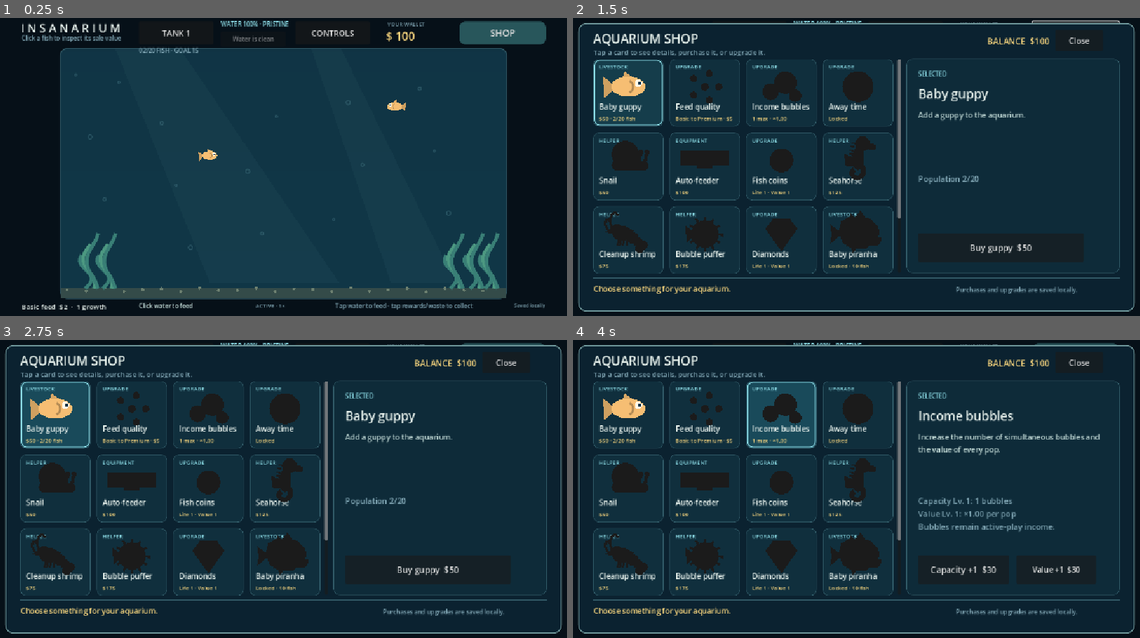
Above: before the commit, frames 1-4 (two rows, left to right).
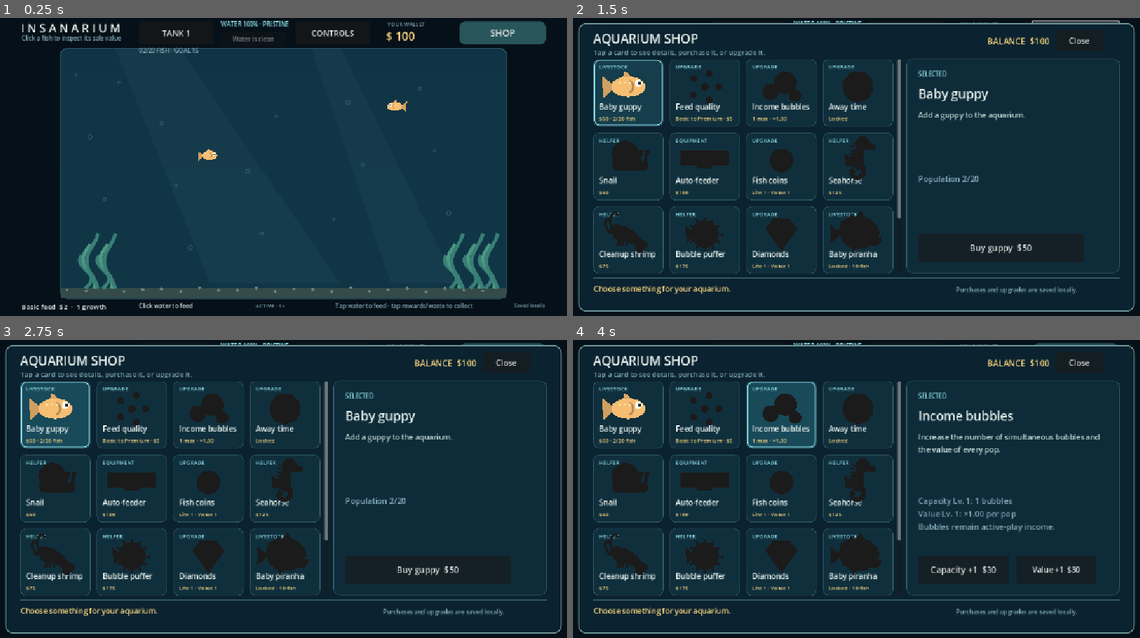
Above: after the commit, the same moments.

Repository: joshuakosasih/insanarium
Game: Godot game, scene res://scenes/aquarium.tscn
The game is run twice, just before and just after one commit, with the same random seed, the same clock (stepped at 60 frames per second) and the same inputs.
Inputs (mouse positions are in pixels of both pictures, inside the frame that each line leads up to):
- Up to frame 1 (0.25 s): no input
- Up to frame 2 (1.5 s): click "TANK 1" at 0.5 s; click "SHOP" at 1.25 s
- Up to frame 3 (2.75 s): click (56, 414) at 2.02 s
- Up to frame 4 (4 s): click (703, 414) at 2.77 s; click (782, 414) at 3.52 s

The runs differ from the first frame. In frame 1, less than 0.1% of the frame differs, in the area x 34-72%, y 27-49%; in frame 2, less than 0.1%, in the area x 5-48%, y 18-76%; in frame 3, less than 0.1%; in frame 4, less than 0.1%.

Commit message:
Show inherited fish traits in guppy and piranha art

Diff:
--- a/scripts/aquarium.gd
+++ b/scripts/aquarium.gd
@@ -1167,7 +1167,8 @@
 
 func show_fish_reveal(fish: AquariumFish, heading: String, parents: Array = []) -> void:
 	var data: Dictionary = FishRevealPanelScript.capture(fish, heading, parents)
-	queue_acquisition({"icon": "piranha" if fish.profile.species_id == "piranha" else "fish", "color": fish.profile.body_color if fish.mutation.variant == 0 else FishMutation.COLORS[fish.mutation.variant], "crowned": fish.wears_crown(),
+	queue_acquisition({"icon": "piranha" if fish.profile.species_id == "piranha" else "fish", "color": data.color, "crowned": fish.wears_crown(),
+		"vitality": data.vitality, "agility": data.agility, "productivity": data.productivity,
 		"title": "NEW OFFSPRING!" if heading == "NEW OFFSPRING" else "NEW FISH!",
 		"subtitle": "%s joined your aquarium." % fish.life.id, "reveal": data})
 
--- a/scripts/art/aquarium_vector_art.gd
+++ b/scripts/art/aquarium_vector_art.gd
@@ -2,14 +2,19 @@
 extends RefCounted
 ## Shared procedural silhouettes used by both live entities and shop previews.
 
-static func draw_fish(canvas: CanvasItem, at: Vector2, size: float, color: Color, tail: float = 0.0, dead: bool = false, crowned: bool = false) -> void:
-	canvas.draw_set_transform(at, 0.0, Vector2.ONE * size)
-	canvas.draw_colored_polygon(PackedVector2Array([Vector2(-20, 0), Vector2(-41, -17 + tail), Vector2(-38, 18 + tail)]), color.darkened(0.16))
-	canvas.draw_colored_polygon(PackedVector2Array([Vector2(-10, -12), Vector2(-6, -25), Vector2(12, -12)]), color.darkened(0.12))
-	canvas.draw_set_transform(at, 0.0, Vector2(1.45, 0.85) * size)
+static func draw_fish(canvas: CanvasItem, at: Vector2, size: float, color: Color, tail: float = 0.0, dead: bool = false, crowned: bool = false, vitality: float = 0.5, agility: float = 0.5, productivity: float = 0.5) -> void:
+	var body_height := lerpf(0.60, 1.12, clampf(vitality, 0.0, 1.0))
+	var tail_length := lerpf(36.0, 50.0, clampf(agility, 0.0, 1.0))
+	var tail_spread := lerpf(11.0, 25.0, clampf(agility, 0.0, 1.0))
+	var crown_offset := (0.85 - body_height) * 19.0
+	canvas.draw_set_transform(at, 0.0, Vector2.ONE * size)
+	canvas.draw_colored_polygon(PackedVector2Array([Vector2(-20, 0), Vector2(-tail_length, -tail_spread + tail), Vector2(-tail_length + 3, tail_spread + tail)]), color.darkened(0.16))
+	canvas.draw_colored_polygon(PackedVector2Array([Vector2(-10, -12), Vector2(-6, -lerpf(19.0, 32.0, agility)), Vector2(12, -12)]), color.darkened(0.12))
+	canvas.draw_set_transform(at, 0.0, Vector2(1.45, body_height) * size)
 	canvas.draw_circle(Vector2.ZERO, 19, color)
 	canvas.draw_set_transform(at, 0.0, Vector2.ONE * size)
 	canvas.draw_arc(Vector2(-2, 0), 10, -1.1, 1.1, 16, color.darkened(0.28), 2, true)
+	draw_productivity_scales(canvas, color, productivity, false)
 	canvas.draw_circle(Vector2(16, -5), 6, Color("fff9e8"))
 	if dead:
 		canvas.draw_line(Vector2(13, -8), Vector2(20, -1), Color("173348"), 2, true)
@@ -18,38 +23,44 @@
 		canvas.draw_circle(Vector2(18, -5), 3, Color("173348"))
 	if crowned:
 		# A compact crown sits on the head instead of floating above the body.
-		var crown := PackedVector2Array([Vector2(7, -14), Vector2(6, -22), Vector2(10, -18), Vector2(13, -25), Vector2(16, -18), Vector2(20, -22), Vector2(19, -14)])
+		var crown := PackedVector2Array([Vector2(7, -14 + crown_offset), Vector2(6, -22 + crown_offset), Vector2(10, -18 + crown_offset), Vector2(13, -25 + crown_offset), Vector2(16, -18 + crown_offset), Vector2(20, -22 + crown_offset), Vector2(19, -14 + crown_offset)])
 		canvas.draw_colored_polygon(crown, Color("57b9ec"))
 		canvas.draw_polyline(PackedVector2Array([crown[0], crown[1], crown[2], crown[3], crown[4], crown[5], crown[6], crown[0]]), Color("1f6f9d"), 1.0, true)
-		canvas.draw_circle(Vector2(13, -16), 1.3, Color("d5f5ff"))
-	canvas.draw_set_transform(Vector2.ZERO)
-
-static func draw_guppy_role_mark(canvas: CanvasItem, at: Vector2, size: float, role: String, crowned: bool = false) -> void:
+		canvas.draw_circle(Vector2(13, -16 + crown_offset), 1.3, Color("d5f5ff"))
+	canvas.draw_set_transform(Vector2.ZERO)
+
+static func draw_guppy_role_mark(canvas: CanvasItem, at: Vector2, size: float, role: String, crowned: bool = false, vitality: float = 0.5) -> void:
 	if role != "broodstock":
 		return
 	canvas.draw_set_transform(at, 0.0, Vector2.ONE * size)
 	# Sit on the head; move just left when a diamond crown shares that spot.
 	var flower_x: float = -1.0 if crowned else 11.0
+	var flower_y: float = (0.85 - lerpf(0.60, 1.12, clampf(vitality, 0.0, 1.0))) * 19.0
 	for petal in [Vector2(-4, -16), Vector2(-2, -20), Vector2(2, -20), Vector2(4, -16), Vector2(0, -13)]:
-		canvas.draw_circle(petal + Vector2(flower_x, 0), 3.8, Color("c99bea"))
-	canvas.draw_circle(Vector2(flower_x, -16), 3.2, Color("ffe18a"))
-	canvas.draw_set_transform(Vector2.ZERO)
-
-static func draw_piranha(canvas: CanvasItem, at: Vector2, size: float, color: Color, tail: float = 0.0, dead: bool = false, crowned: bool = false) -> void:
-	canvas.draw_set_transform(at, 0.0, Vector2.ONE * size)
+		canvas.draw_circle(petal + Vector2(flower_x, flower_y), 3.8, Color("c99bea"))
+	canvas.draw_circle(Vector2(flower_x, -16 + flower_y), 3.2, Color("ffe18a"))
+	canvas.draw_set_transform(Vector2.ZERO)
+
+static func draw_piranha(canvas: CanvasItem, at: Vector2, size: float, color: Color, tail: float = 0.0, dead: bool = false, crowned: bool = false, vitality: float = 0.5, agility: float = 0.5, productivity: float = 0.5) -> void:
+	var body_height := lerpf(0.82, 1.18, clampf(vitality, 0.0, 1.0))
+	var tail_reach := lerpf(40.0, 52.0, clampf(agility, 0.0, 1.0))
+	var tail_height := lerpf(11.0, 21.0, clampf(agility, 0.0, 1.0))
+	var dorsal_peak := lerpf(30.0, 46.0, clampf(agility, 0.0, 1.0))
+	canvas.draw_set_transform(at, 0.0, Vector2(1.0, body_height) * size)
 	var outline := Color("60454b")
 	var back := color.darkened(0.22)
 	var belly := color.lightened(0.16)
 	# A short, high tail and deep, blunt head distinguish it from the slim guppy.
-	canvas.draw_colored_polygon(PackedVector2Array([Vector2(-25, -1), Vector2(-45, -16 + tail), Vector2(-42, 0 + tail), Vector2(-45, 16 + tail)]), outline)
-	canvas.draw_colored_polygon(PackedVector2Array([Vector2(-29, -1), Vector2(-42, -11 + tail), Vector2(-40, 0 + tail), Vector2(-42, 11 + tail)]), back)
-	canvas.draw_colored_polygon(PackedVector2Array([Vector2(-14, -17), Vector2(-12, -34), Vector2(-4, -26), Vector2(4, -38), Vector2(12, -26), Vector2(19, -18)]), outline)
+	canvas.draw_colored_polygon(PackedVector2Array([Vector2(-25, -1), Vector2(-tail_reach, -tail_height + tail), Vector2(-tail_reach + 3, tail), Vector2(-tail_reach, tail_height + tail)]), outline)
+	canvas.draw_colored_polygon(PackedVector2Array([Vector2(-29, -1), Vector2(-tail_reach + 3, -tail_height * 0.7 + tail), Vector2(-tail_reach + 5, tail), Vector2(-tail_reach + 3, tail_height * 0.7 + tail)]), back)
+	canvas.draw_colored_polygon(PackedVector2Array([Vector2(-14, -17), Vector2(-12, -dorsal_peak + 4), Vector2(-4, -26), Vector2(4, -dorsal_peak), Vector2(12, -26), Vector2(19, -18)]), outline)
 	canvas.draw_colored_polygon(PackedVector2Array([Vector2(-15, 15), Vector2(-8, 30), Vector2(0, 20), Vector2(11, 19)]), outline)
 	var body := PackedVector2Array([Vector2(-31, -5), Vector2(-27, -20), Vector2(-14, -28), Vector2(4, -29), Vector2(21, -24), Vector2(32, -12), Vector2(35, -1), Vector2(27, 13), Vector2(12, 24), Vector2(-9, 24), Vector2(-25, 14)])
 	canvas.draw_colored_polygon(body, outline)
 	canvas.draw_colored_polygon(PackedVector2Array([Vector2(-27, -5), Vector2(-23, -18), Vector2(-11, -24), Vector2(5, -25), Vector2(20, -20), Vector2(30, -11), Vector2(32, 0), Vector2(25, 11), Vector2(10, 20), Vector2(-9, 20), Vector2(-22, 11)]), back)
 	canvas.draw_colored_polygon(PackedVector2Array([Vector2(-23, 3), Vector2(-13, 8), Vector2(3, 7), Vector2(19, 0), Vector2(31, -3), Vector2(29, 10), Vector2(12, 20), Vector2(-9, 20), Vector2(-22, 11)]), color)
 	canvas.draw_colored_polygon(PackedVector2Array([Vector2(-18, 10), Vector2(-2, 13), Vector2(17, 7), Vector2(29, 7), Vector2(12, 19), Vector2(-9, 19)]), belly)
+	draw_productivity_scales(canvas, color, productivity, true)
 	# The hinged lower jaw projects past the head and carries tiny visible teeth.
 	canvas.draw_colored_polygon(PackedVector2Array([Vector2(16, 9), Vector2(31, 5), Vector2(39, 10), Vector2(31, 19), Vector2(19, 18)]), outline)
 	canvas.draw_colored_polygon(PackedVector2Array([Vector2(19, 11), Vector2(32, 8), Vector2(36, 11), Vector2(30, 17), Vector2(20, 16)]), belly)
@@ -68,6 +79,13 @@
 	if crowned:
 		canvas.draw_colored_polygon(PackedVector2Array([Vector2(8, -24), Vector2(7, -31), Vector2(11, -28), Vector2(15, -34), Vector2(18, -28), Vector2(22, -31), Vector2(21, -23)]), Color("57b9ec"))
 	canvas.draw_set_transform(Vector2.ZERO)
+
+static func draw_productivity_scales(canvas: CanvasItem, color: Color, productivity: float, piranha: bool) -> void:
+	var marks := [Vector2(-15, -7), Vector2(-7, -9), Vector2(1, -8), Vector2(-13, 2), Vector2(-5, 3), Vector2(3, 2)] if piranha else [Vector2(-14, -6), Vector2(-6, -7), Vector2(2, -6), Vector2(-13, 3), Vector2(-5, 4), Vector2(3, 3)]
+	var count := clampi(roundi(clampf(productivity, 0.0, 1.0) * marks.size()), 0, marks.size())
+	var scale_color := color.lerp(Color("fff0b3"), 0.70)
+	for index in range(count):
+		canvas.draw_circle(marks[index], 2.0 if piranha else 1.7, scale_color)
 
 static func draw_snail(canvas: CanvasItem, at: Vector2, size: float = 1.0, retracted: bool = false) -> void:
 	canvas.draw_set_transform(at, 0.0, Vector2.ONE * size)
--- a/scripts/creatures/fish.gd
+++ b/scripts/creatures/fish.gd
@@ -211,12 +211,15 @@
 		draw_arc(Vector2.ZERO, 33, 0, TAU, 40, Color("d4f0df"), 1.5, true)
 	var color: Color = profile.body_color if mutation.variant == 0 or profile.species_id == "feeder_guppy" else mutation.COLORS[mutation.variant]
 	var tail: float = sin(phase) * 4.0
+	var vitality := genome.vitality_value()
+	var agility := genome.speed_value()
+	var productivity := 0.0 if broodstock or profile.produces_only_waste else genome.allocation_value()
 	if profile.species_id == "piranha":
-		VectorArt.draw_piranha(self, Vector2.ZERO, 1.0, color, tail, dead, wears_crown())
+		VectorArt.draw_piranha(self, Vector2.ZERO, 1.0, color, tail, dead, wears_crown(), vitality, agility, productivity)
 	else:
-		VectorArt.draw_fish(self, Vector2.ZERO, 1.0, color, tail, dead, wears_crown())
+		VectorArt.draw_fish(self, Vector2.ZERO, 1.0, color, tail, dead, wears_crown(), vitality, agility, productivity)
 		if broodstock:
-			VectorArt.draw_guppy_role_mark(self, Vector2.ZERO, 1.0, "broodstock", wears_crown())
+			VectorArt.draw_guppy_role_mark(self, Vector2.ZERO, 1.0, "broodstock", wears_crown(), vitality)
 	if not dead and hunger >= profile.hungry_threshold:
 		draw_circle(Vector2(0, -34), 5, Color("ff657f") if hunger >= 1.0 else Color("ffa86b"))
 	if not dead and hunger >= 1.0:
--- a/scripts/ui/acquisition_celebration.gd
+++ b/scripts/ui/acquisition_celebration.gd
@@ -8,6 +8,9 @@
 var icon_kind: String = "fish"
 var icon_color: Color = Color("f6be73")
 var crowned: bool = false
+var vitality: float = 0.5
+var agility: float = 0.5
+var productivity: float = 0.5
 var title_label: Label
 var subtitle_label: Label
 
@@ -32,6 +35,9 @@
 	icon_kind = str(data.get("icon", "fish"))
 	icon_color = data.get("color", Color("f6be73"))
 	crowned = bool(data.get("crowned", false))
+	vitality = float(data.get("vitality", 0.5))
+	agility = float(data.get("agility", 0.5))
+	productivity = float(data.get("productivity", 0.5))
 	title_label.text = str(data.get("title", "NEW FRIEND!"))
 	subtitle_label.text = str(data.get("subtitle", "Welcome to the aquarium."))
 	elapsed = 0.0
@@ -80,8 +86,8 @@
 		"sponge": VectorArt.draw_sponge(self, center + Vector2(0, 15), icon_scale, elapsed)
 		"seahorse": VectorArt.draw_seahorse(self, center + Vector2(0, 12), icon_scale, elapsed)
 		"puffer": VectorArt.draw_puffer(self, center, icon_scale, elapsed < 0.55, elapsed)
-		"piranha": VectorArt.draw_piranha(self, center, icon_scale, icon_color, sin(elapsed * 10.0) * 3.0, false, crowned)
-		_: VectorArt.draw_fish(self, center, icon_scale, icon_color, sin(elapsed * 10.0) * 3.0, false, crowned)
+		"piranha": VectorArt.draw_piranha(self, center, icon_scale, icon_color, sin(elapsed * 10.0) * 3.0, false, crowned, vitality, agility, productivity)
+		_: VectorArt.draw_fish(self, center, icon_scale, icon_color, sin(elapsed * 10.0) * 3.0, false, crowned, vitality, agility, productivity)
 	draw_string(ThemeDB.fallback_font, Vector2(40, 527), "A NEW DISCOVERY", HORIZONTAL_ALIGNMENT_CENTER, size.x - 80, 12, Color("83a9b7"))
 
 func make_label(value: String, at: Vector2, dimensions: Vector2, font_size: int, color: Color) -> Label:
--- a/scripts/ui/fish_reveal_panel.gd
+++ b/scripts/ui/fish_reveal_panel.gd
@@ -17,6 +17,9 @@
 var species_id: String = "starter_fish"
 var crowned: bool = false
 var guppy_role: String = ""
+var vitality: float = 0.5
+var agility: float = 0.5
+var productivity: float = 0.5
 
 func _ready() -> void:
 	size = Vector2(552, 590)
@@ -54,6 +57,9 @@
 	species_id = str(data.get("species_id", "starter_fish"))
 	crowned = bool(data.get("crowned", false))
 	guppy_role = str(data.get("guppy_role", ""))
+	vitality = float(data.get("vitality", 0.5))
+	agility = float(data.get("agility", 0.5))
+	productivity = float(data.get("productivity", 0.5))
 	heading_label.text = str(data.heading)
 	identity_label.text = str(data.identity)
 	details_label.text = str(data.details)
@@ -91,15 +97,16 @@
 	return {"heading": heading, "id": fish.life.id, "species_id": fish.profile.species_id, "guppy_role": "broodstock" if fish.broodstock else "",
 		"identity": "%s · %s\n%s · %s · %s" % [fish.life.id, fish.profile.species_name, AquariumFish.SEX_NAMES[fish.sex], fish.profile.growth_names[fish.growth.stage], FishMutation.NAMES[fish.mutation.variant]],
 		"details": "Output %.1fs · Water resilience ×%.2f" % [fish.genome.output_interval(fish.profile.coin_interval), fish.genome.constitution()],
-		"comparison": comparison, "rows": rows, "color": fish.profile.body_color if fish.mutation.variant == 0 or fish.profile.species_id == "feeder_guppy" else FishMutation.COLORS[fish.mutation.variant], "crowned": fish.wears_crown()}
+		"comparison": comparison, "rows": rows, "color": fish.profile.body_color if fish.mutation.variant == 0 or fish.profile.species_id == "feeder_guppy" else FishMutation.COLORS[fish.mutation.variant], "crowned": fish.wears_crown(),
+		"vitality": fish.genome.vitality_value(), "agility": fish.genome.speed_value(), "productivity": 0.0 if fish.broodstock or fish.profile.produces_only_waste else fish.genome.allocation_value()}
 
 func _draw() -> void:
 	if species_id == "piranha":
-		VectorArt.draw_piranha(self, Vector2(size.x * 0.5, 142), 1.7, fish_color, 0.0, false, crowned)
+		VectorArt.draw_piranha(self, Vector2(size.x * 0.5, 142), 1.7, fish_color, 0.0, false, crowned, vitality, agility, productivity)
 	else:
-		VectorArt.draw_fish(self, Vector2(size.x * 0.5, 142), 1.7, fish_color, 0.0, false, crowned)
+		VectorArt.draw_fish(self, Vector2(size.x * 0.5, 142), 1.7, fish_color, 0.0, false, crowned, vitality, agility, productivity)
 		if not guppy_role.is_empty():
-			VectorArt.draw_guppy_role_mark(self, Vector2(size.x * 0.5, 142), 1.7, guppy_role, crowned)
+			VectorArt.draw_guppy_role_mark(self, Vector2(size.x * 0.5, 142), 1.7, guppy_role, crowned, vitality)
 	draw_string(ThemeDB.fallback_font, Vector2(24, 188), "DIRECT TRAITS", HORIZONTAL_ALIGNMENT_CENTER, size.x - 48, 12, Color("83a9b7"))
 
 func make_label(value: String, at: Vector2, font_size: int, color: Color) -> Label:
Not shown, changed: README.md
Not shown, changed: build/web/index.html
Not shown, changed: build/web/index.pck
Not shown, changed: build/web/index.service.worker.js
